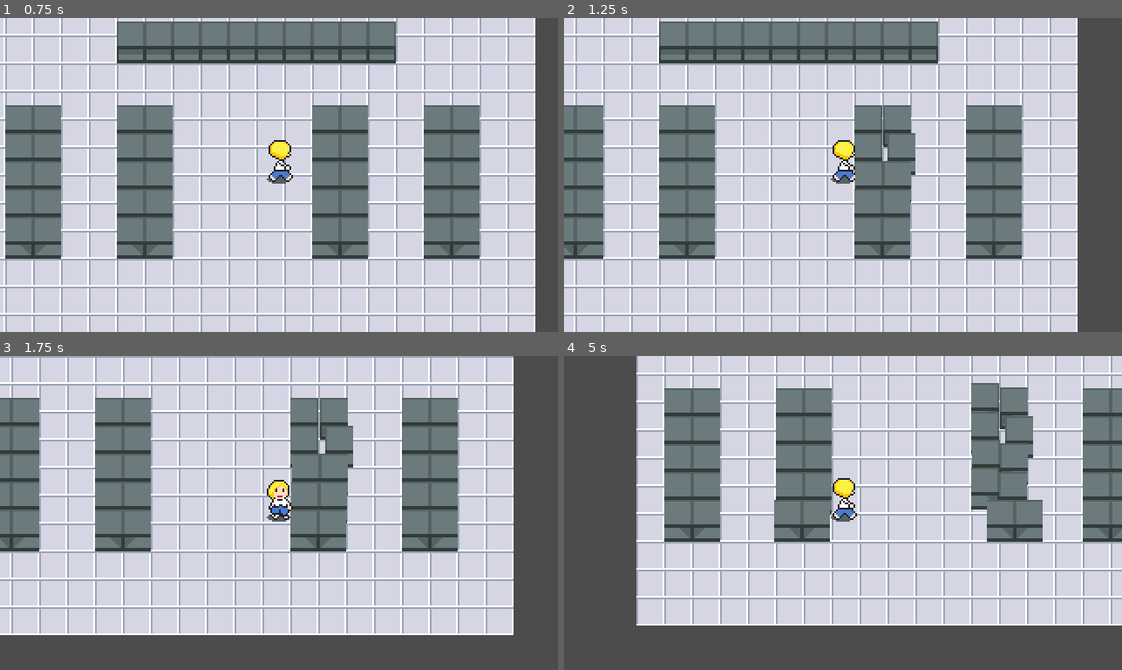
Above: before the commit, frames 1-4 (two rows, left to right).
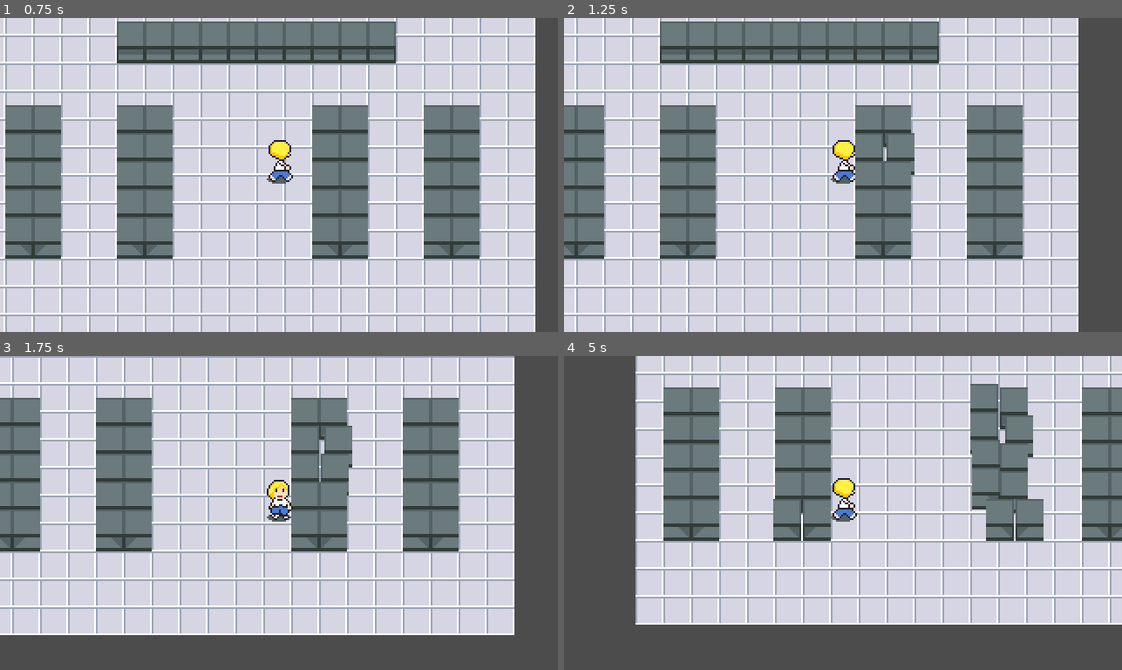
Above: after the commit, the same moments.

Repository: martindzejky/the-last-toilet-paper
Game: Godot game, scene res://scenes/main.tscn
Same seed, same stepped clock (60 frames per second), same inputs: the game is played once before the commit and once after it.
Inputs:
- Up to frame 1 (0.75 s): tap Enter at 0.5 s; hold D (move_right) from 0.53 s (still down)
- Up to frame 2 (1.25 s): keep holding D (move_right)
- Up to frame 3 (1.75 s): release D (move_right) at 1.28 s; hold S (move_down) from 1.28 s (still down)
- Up to frame 4 (5 s): release S (move_down) at 2.03 s; hold D (move_right) 2.03-2.78 s; hold W (move_up) 2.78-3.53 s; hold A (move_left) from 3.53 s (still down)

Frame 1 is identical in both runs. In frame 2, 6.1% of the frame differs, in the area x 1-93%, y 0-100%; in frame 3, 5.7%; in frame 4, 11%, in the area x 12-100%, y 0-86%.

Commit message:
fix karen push animations

Diff:
--- a/animation/karen.tres
+++ b/animation/karen.tres
@@ -1,123 +1,124 @@
-[gd_resource type="SpriteFrames" load_steps=20 format=2]
+[gd_resource type="SpriteFrames" load_steps=21 format=2]
 
 [ext_resource path="res://gfx/karen-Sheet.png" type="Texture" id=1]
+[ext_resource path="res://gfx/karen.png" type="Texture" id=2]
+
+[sub_resource type="AtlasTexture" id=1]
+atlas = ExtResource( 1 )
+region = Rect2( 64, 0, 16, 24 )
+
+[sub_resource type="AtlasTexture" id=2]
+atlas = ExtResource( 1 )
+region = Rect2( 80, 0, 16, 24 )
+
+[sub_resource type="AtlasTexture" id=3]
+atlas = ExtResource( 2 )
+region = Rect2( 32, 48, 16, 24 )
+
+[sub_resource type="AtlasTexture" id=4]
+atlas = ExtResource( 2 )
+region = Rect2( 48, 48, 16, 24 )
+
+[sub_resource type="AtlasTexture" id=5]
+atlas = ExtResource( 2 )
+region = Rect2( 64, 24, 16, 24 )
+
+[sub_resource type="AtlasTexture" id=6]
+atlas = ExtResource( 2 )
+region = Rect2( 80, 24, 16, 24 )
+
+[sub_resource type="AtlasTexture" id=7]
+atlas = ExtResource( 2 )
+region = Rect2( 0, 48, 16, 24 )
+
+[sub_resource type="AtlasTexture" id=8]
+atlas = ExtResource( 2 )
+region = Rect2( 16, 48, 16, 24 )
 
 [sub_resource type="AtlasTexture" id=9]
-atlas = ExtResource( 1 )
-region = Rect2( 256, 0, 16, 24 )
+atlas = ExtResource( 2 )
+region = Rect2( 64, 0, 16, 24 )
 
 [sub_resource type="AtlasTexture" id=10]
-atlas = ExtResource( 1 )
-region = Rect2( 272, 0, 16, 24 )
+atlas = ExtResource( 2 )
+region = Rect2( 80, 0, 16, 24 )
 
 [sub_resource type="AtlasTexture" id=11]
 atlas = ExtResource( 1 )
-region = Rect2( 160, 0, 16, 24 )
+region = Rect2( 0, 0, 16, 24 )
 
 [sub_resource type="AtlasTexture" id=12]
-atlas = ExtResource( 1 )
-region = Rect2( 176, 0, 16, 24 )
-
-[sub_resource type="AtlasTexture" id=1]
-atlas = ExtResource( 1 )
-region = Rect2( 128, 0, 16, 24 )
-
-[sub_resource type="AtlasTexture" id=2]
-atlas = ExtResource( 1 )
-region = Rect2( 144, 0, 16, 24 )
-
-[sub_resource type="AtlasTexture" id=3]
-atlas = ExtResource( 1 )
-region = Rect2( 96, 0, 16, 24 )
-
-[sub_resource type="AtlasTexture" id=4]
-atlas = ExtResource( 1 )
-region = Rect2( 112, 0, 16, 24 )
-
-[sub_resource type="AtlasTexture" id=5]
-atlas = ExtResource( 1 )
-region = Rect2( 32, 0, 16, 24 )
-
-[sub_resource type="AtlasTexture" id=6]
-atlas = ExtResource( 1 )
-region = Rect2( 48, 0, 16, 24 )
-
-[sub_resource type="AtlasTexture" id=7]
-atlas = ExtResource( 1 )
-region = Rect2( 0, 0, 16, 24 )
-
-[sub_resource type="AtlasTexture" id=8]
 atlas = ExtResource( 1 )
 region = Rect2( 16, 0, 16, 24 )
 
 [sub_resource type="AtlasTexture" id=13]
 atlas = ExtResource( 1 )
-region = Rect2( 192, 0, 16, 24 )
+region = Rect2( 128, 0, 16, 24 )
 
 [sub_resource type="AtlasTexture" id=14]
 atlas = ExtResource( 1 )
-region = Rect2( 208, 0, 16, 24 )
+region = Rect2( 144, 0, 16, 24 )
 
 [sub_resource type="AtlasTexture" id=15]
 atlas = ExtResource( 1 )
-region = Rect2( 64, 0, 16, 24 )
+region = Rect2( 96, 0, 16, 24 )
 
 [sub_resource type="AtlasTexture" id=16]
 atlas = ExtResource( 1 )
-region = Rect2( 80, 0, 16, 24 )
+region = Rect2( 112, 0, 16, 24 )
 
 [sub_resource type="AtlasTexture" id=17]
 atlas = ExtResource( 1 )
-region = Rect2( 224, 0, 16, 24 )
+region = Rect2( 32, 0, 16, 24 )
 
 [sub_resource type="AtlasTexture" id=18]
 atlas = ExtResource( 1 )
-region = Rect2( 240, 0, 16, 24 )
+region = Rect2( 48, 0, 16, 24 )
 
 [resource]
 animations = [ {
-"frames": [ SubResource( 9 ), SubResource( 10 ) ],
+"frames": [ SubResource( 1 ), SubResource( 2 ) ],
 "loop": true,
 "name": "search",
 "speed": 5.0
 }, {
-"frames": [ SubResource( 11 ), SubResource( 12 ) ],
+"frames": [ SubResource( 3 ), SubResource( 4 ) ],
+"loop": true,
+"name": "push_top",
+"speed": 5.0
+}, {
+"frames": [ SubResource( 5 ), SubResource( 6 ) ],
 "loop": true,
 "name": "push_right",
 "speed": 5.0
 }, {
-"frames": [ SubResource( 1 ), SubResource( 2 ) ],
+"frames": [ SubResource( 7 ), SubResource( 8 ) ],
 "loop": true,
-"name": "run_right",
+"name": "push_bottom",
 "speed": 5.0
 }, {
-"frames": [ SubResource( 3 ), SubResource( 4 ) ],
+"frames": [ SubResource( 9 ), SubResource( 10 ) ],
 "loop": true,
-"name": "run_down",
+"name": "push_left",
 "speed": 5.0
 }, {
-"frames": [ SubResource( 5 ), SubResource( 6 ) ],
-"loop": true,
-"name": "run_left",
-"speed": 5.0
-}, {
-"frames": [ SubResource( 7 ), SubResource( 8 ) ],
+"frames": [ SubResource( 11 ), SubResource( 12 ) ],
 "loop": true,
 "name": "run_up",
 "speed": 5.0
 }, {
 "frames": [ SubResource( 13 ), SubResource( 14 ) ],
 "loop": true,
-"name": "push_bottom",
+"name": "run_right",
 "speed": 5.0
 }, {
 "frames": [ SubResource( 15 ), SubResource( 16 ) ],
 "loop": true,
-"name": "push_left",
+"name": "run_down",
 "speed": 5.0
 }, {
 "frames": [ SubResource( 17 ), SubResource( 18 ) ],
 "loop": true,
-"name": "push_top",
+"name": "run_left",
 "speed": 5.0
 } ]
--- a/project.godot
+++ b/project.godot
@@ -31,7 +31,7 @@
 window/size/height=180
 window/size/test_width=1280
 window/size/test_height=720
-window/stretch/mode="2d"
+window/stretch/mode="viewport"
 window/stretch/aspect="expand"
 
 [importer_defaults]
